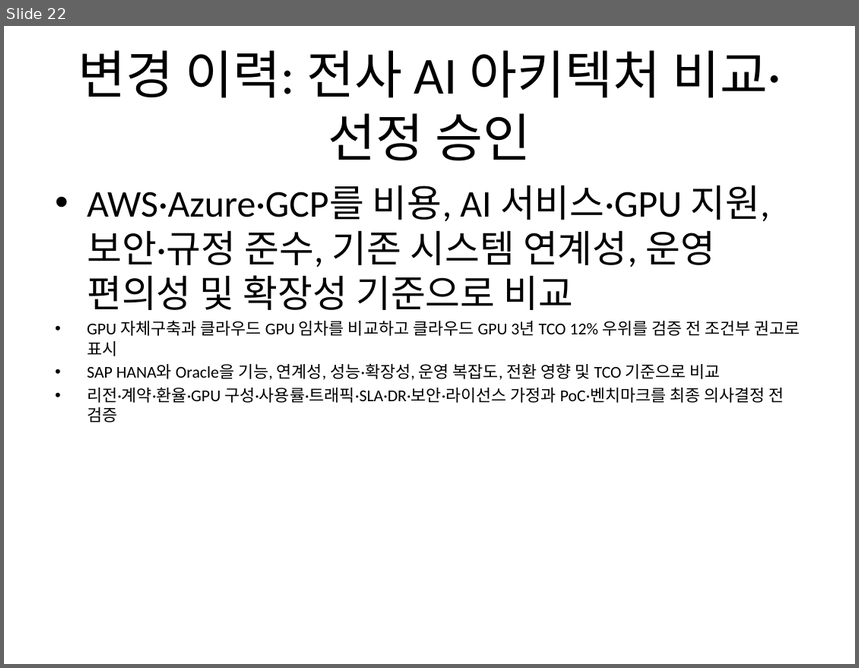
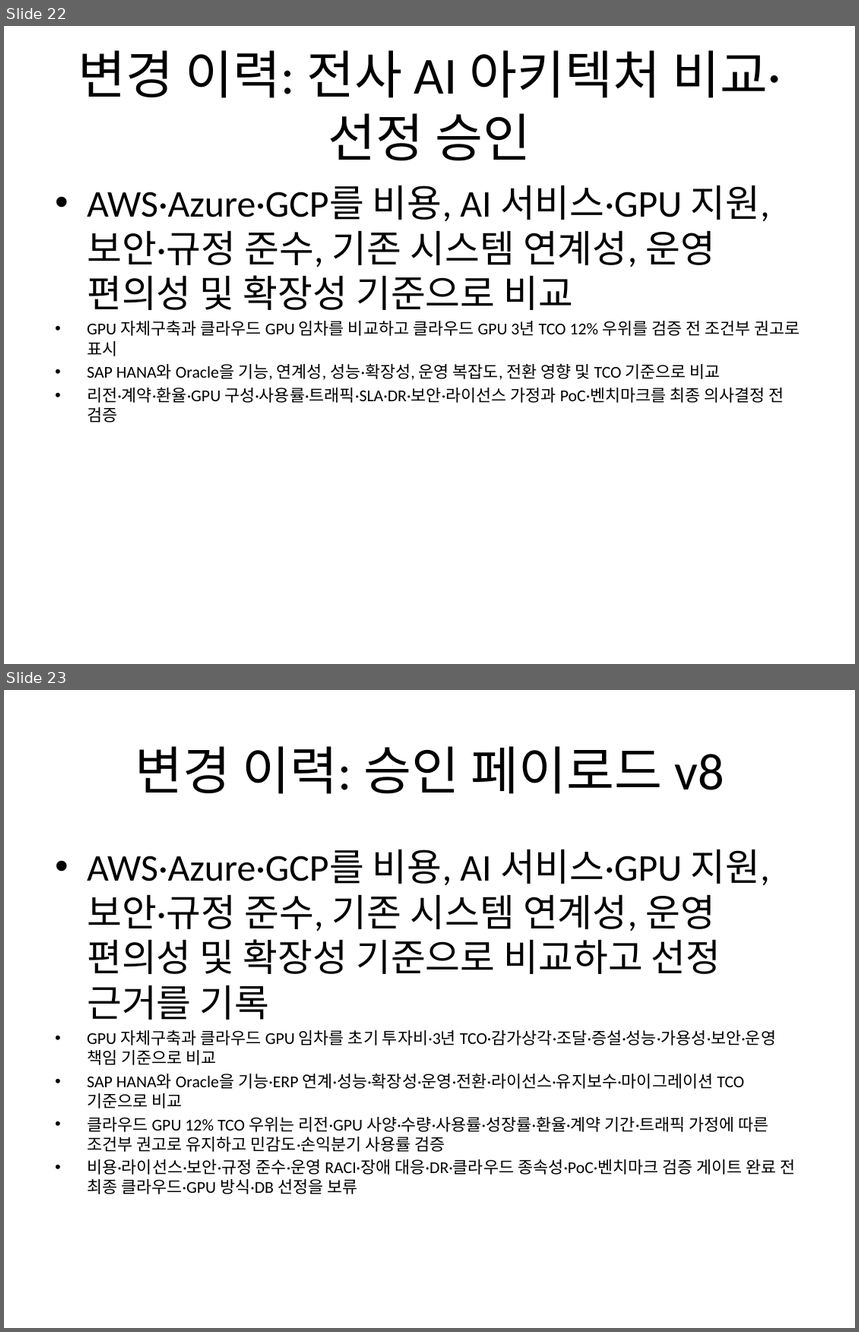
Before and after one commit to Abraxaspark91/n8n_termpjt, a slide deck: scenarios/S01_enterprise_architecture/deliverables/EA_킥오프_덱.pptx. Shown one above the other, each under a label of ours: slide 22 before the commit, slides 22 and 23 after it. The pictures are 859x668 and 859x1332 pixels, drawn with LibreOffice and Linux fonts; fonts in the diff are those of the drawing. Boxes give left, top, right and bottom in pixels: in the first picture for what was removed or moved away, otherwise in the second. Text is boxed around its words. In the diff, an @@ line names an element or a change of style, - is before the commit and + after.

```diff
--- a/scenarios/S01_enterprise_architecture/deliverables/EA_킥오프_덱.pptx
+++ b/scenarios/S01_enterprise_architecture/deliverables/EA_킥오프_덱.pptx
@@ slide 23 added at (x1=4, y1=690, x2=855, y2=1328), background #FFFFFF @@
@@ title added at (x1=135, y1=746, x2=724, y2=794), 44 pt, text #000000 @@
+변경 이력: 승인 페이로드 v8
@@ text added at (x1=87, y1=850, x2=796, y2=1195), 14 pt, text #000000 @@
+• AWS·Azure·GCP를 비용, AI 서비스·GPU 지원, 보안·규정 준수, 기존 시스템 연계성, 운영 편의성 및 확장성 기준으로 비교하고 선정 근거를 기록
+• GPU 자체구축과 클라우드 GPU 임차를 초기 투자비·3년 TCO·감가상각·조달·증설·성능·가용성·보안·운영 책임 기준으로 비교
+• SAP HANA와 Oracle을 기능·ERP 연계·성능·확장성·운영·전환·라이선스·유지보수·마이그레이션 TCO 기준으로 비교
+• 클라우드 GPU 12% TCO 우위는 리전·GPU 사양·수량·사용률·성장률·환율·계약 기간·트래픽 가정에 따른 조건부 권고로 유지하고 민감도·손익분기 사용률 검증
+• 비용·라이선스·보안·규정 준수·운영 RACI·장애 대응·DR·클라우드 종속성·PoC·벤치마크 검증 게이트 완료 전 최종 클라우드·GPU 방식·DB 선정을 보류
```
Also in this commit, not shown: 8 other files.
